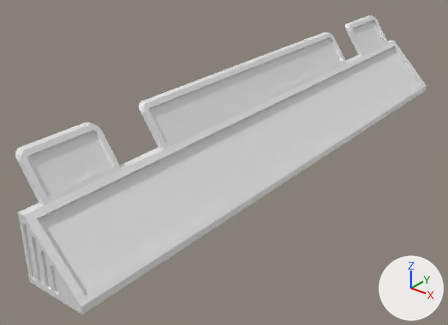
The OBJ model assets/models/gameconsole.obj: old version first, new version second.
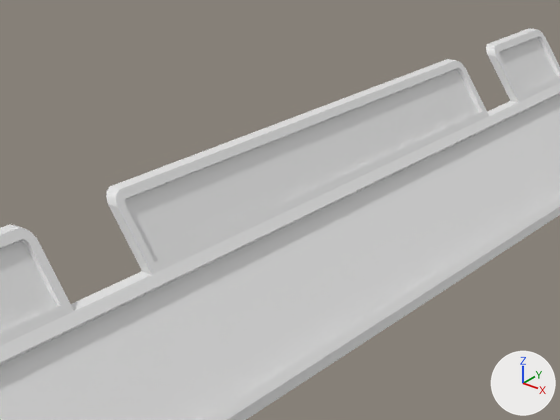
Old and new are each drawn whole from a 50 mm camera at (10.68, -16.85, 8.42) aimed at (-1.41, -1.74, -0.95) and again close up on the part from 18% to 86% of the width and 0% to 70% of the height. Lighting does not change. The marker at lower right points along +X, +Y and +Z. The first two pictures are the older version. Where no turn or scale is listed for an object, it has been applied to the vertices. Vertices at exactly the same position are counted once.

Objects in the first close-up: 'Cube.014_Cube.002'.
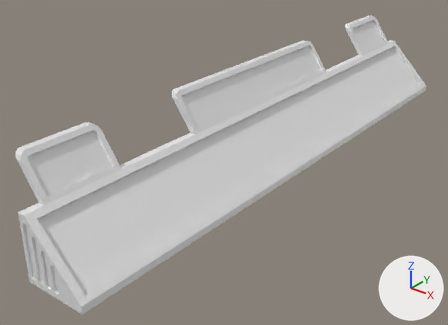
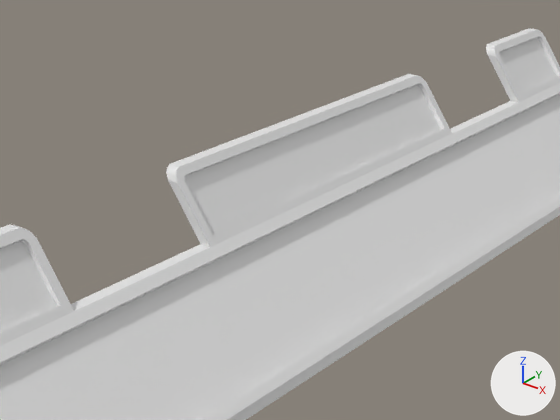
The change in detail:
me_cube_014_cube_002 has 4813 vertices, 7659 faces, 6 loose edges and spans x -1.8..1.0, y -10.0..10.0, z -1.0..2.2.
me_cube_014_cube_002 is used by ob_cube_014_cube_002; location (0.0, 0.0, 0.0).
me_cube_014_cube_002 part 1: the loose piece of 40 vertices spanning x -1.8..-0.8, y -5.3..5.5, z 1.0..2.2 is scaled about the mesh origin by (1, 0.716, 1).

Boxes (x1, y1, x2, y2) around the edits, measured in the close-ups (560 x 420 px; the box of a moved part takes in the faces that stretch with it):
part 1 of me_cube_014_cube_002, moved or reshaped: before (106, 59, 489, 275); after (166, 74, 452, 247)
